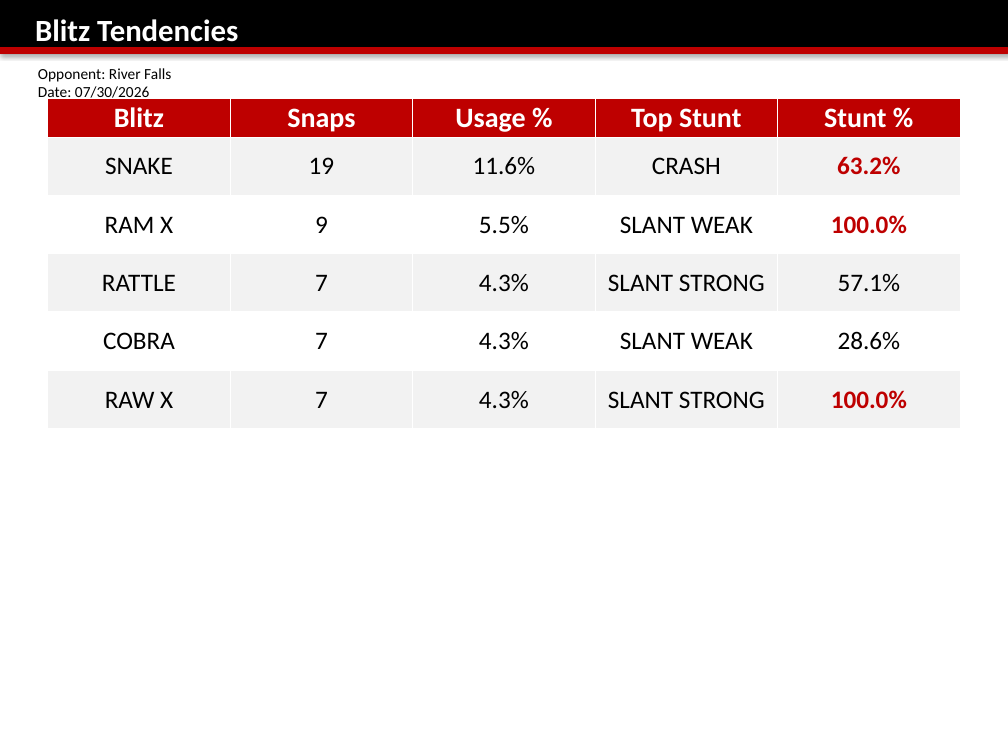
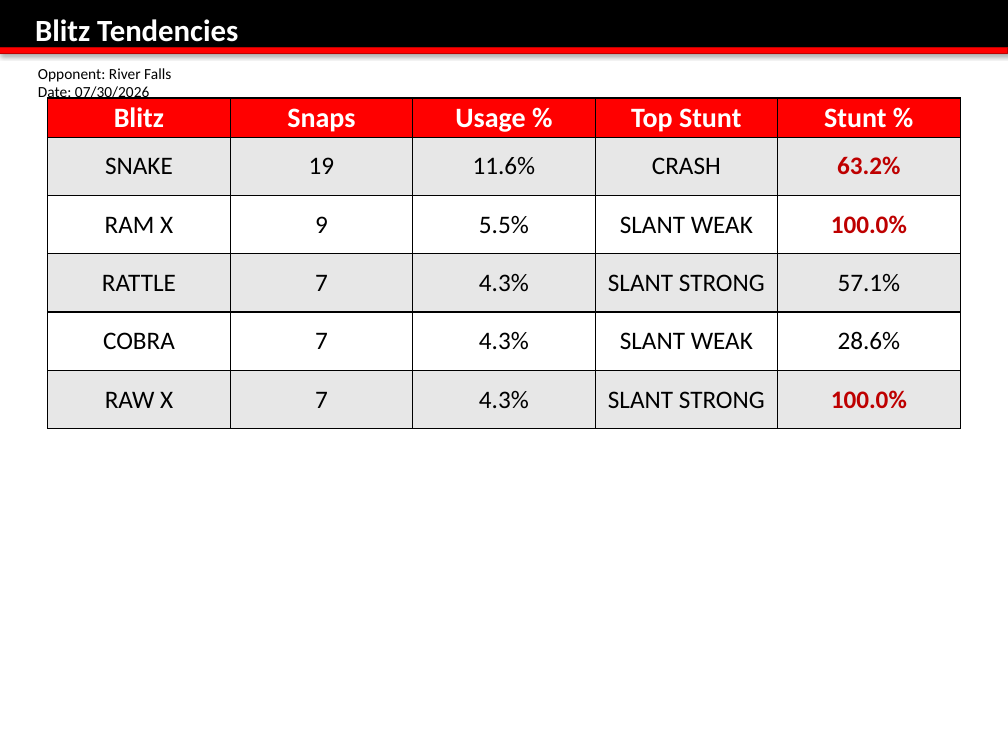
Before and after one commit to coacheigenberger/app-based-off-report, a slide deck: slide 3 of MASTER DEF Breakdown Template.pptx (slide 2 before the commit). Drawn at 1008x756 pixels with LibreOffice and Linux fonts; fonts in the diff are those of the drawing; background and template pictures are left out. Boxes give left, top, right and bottom in pixels: in the first picture for what was removed or moved away, otherwise in the second. Text is boxed around its words. In the diff, an @@ line names an element or a change of style, - is before the commit and + after.

```diff
--- a/MASTER DEF Breakdown Template.pptx
+++ b/MASTER DEF Breakdown Template.pptx
@@ rectangle at (0,47,1008,53): fill #BE0000 to #FF0000 @@
@@ table at (47,98,960,428) @@
@@ fill #BE0000 to #FF0000 in row 1 @@
@@ fill #F2F2F2 to #E7E7E7 in 15 cells @@
@@ borders changed @@
```
Also in this commit, not shown: 5 other slides changed, 1 slide added, 7 other files.
